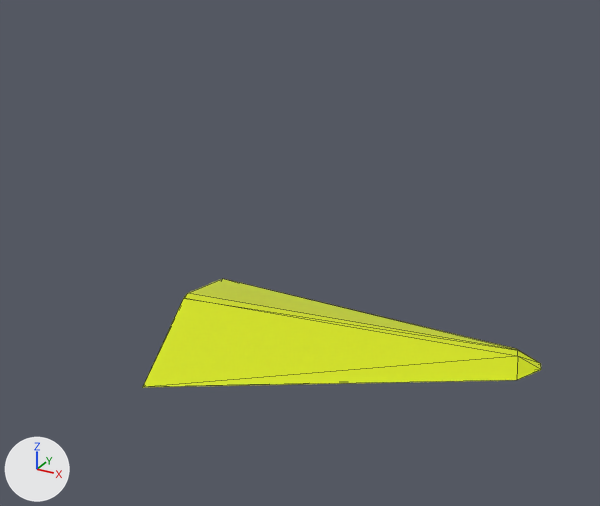
Two versions of the glTF model file/actor/excalibur.glb, one commit apart.
The view is the same before and after, from a camera (50 mm lens) standing at (2.74, -4.69, 3.2) and looking at (0.23, -0.14, 0.92). Lighting does not change. The marker at lower left points along +X, +Y and +Z. Mesh edges are drawn as thin lines. Where no turn or scale is listed for an object, it has been applied to the vertices. Vertices at the same position are counted once.

The older version as bpy lines, for what is in view:
```python
me_excalibur = bpy.data.meshes.new('Excalibur')
me_excalibur.from_pydata(...)  # 14 vertices, 24 faces; spans x -0.25..2.64, y -0.87..0.91, z -0.27..0.27
me_excalibur.materials.append(mat_excalibur)  # yellow #d8e700
ob_excalibur = bpy.data.objects.new('Excalibur', me_excalibur)
ob_excalibur.location = (-0.869, 0.0, 0.0)
```
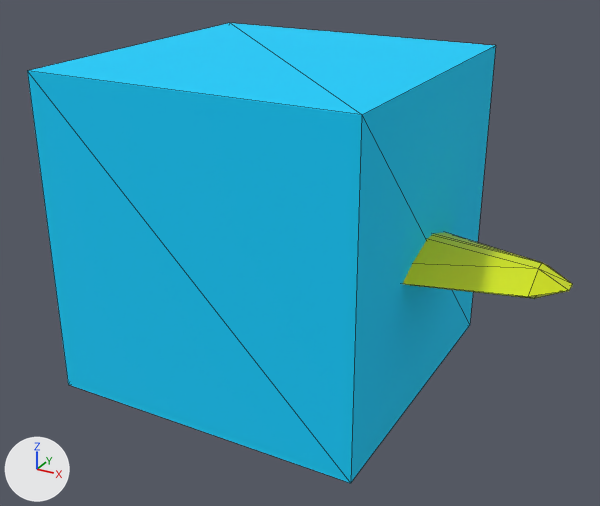
Where the newer file only moved an object's origin or applied its transform, the numbers keep the older frame.

Patch to the scene script:
```diff
--- a/file/actor/excalibur.glb.py
+++ b/file/actor/excalibur.glb.py
@@ mat_actor @@
+mat_actor = principled_material('Actor')
+mat_actor.base_color = (0.0, 0.628, 1.0)  # cyan #00d0ff
+mat_actor.roughness = 1.0
@@ me_excalibur @@
 me_excalibur.from_pydata(...)  # 14 vertices, 24 faces; spans x -0.25..2.64, y -0.87..0.91, z -0.27..0.27
 # used by ob_excalibur; location = (-0.869, 0.0, 0.0)
+# me_excalibur part 1: the whole mesh is turned -15.8 degrees about the z axis through its middle and scaled by 1.1, then moved by (-0.06, -0.36, 1.02)
 me_excalibur.materials.append(mat_excalibur)
@@ me_actor @@
+me_actor.from_pydata(...)  # a box spanning x -1.1..1.1, y -1.1..1.1, z 0.0..2.2
+me_actor.materials.append(mat_actor)  # cyan #00d0ff
@@ ob_actor @@
+ob_actor = bpy.data.objects.new('Actor', me_actor)
+ob_actor.location = (0.0, 0.0, 0.0)
```

What differs and where, as boxes [x1, y1, x2, y2] in the pictures (600 x 506 px):
'Actor', added (cyan)
    after: [27, 23, 496, 483]
'Excalibur', mesh turned
    before: [143, 279, 541, 387]
    after: [403, 232, 573, 299]
